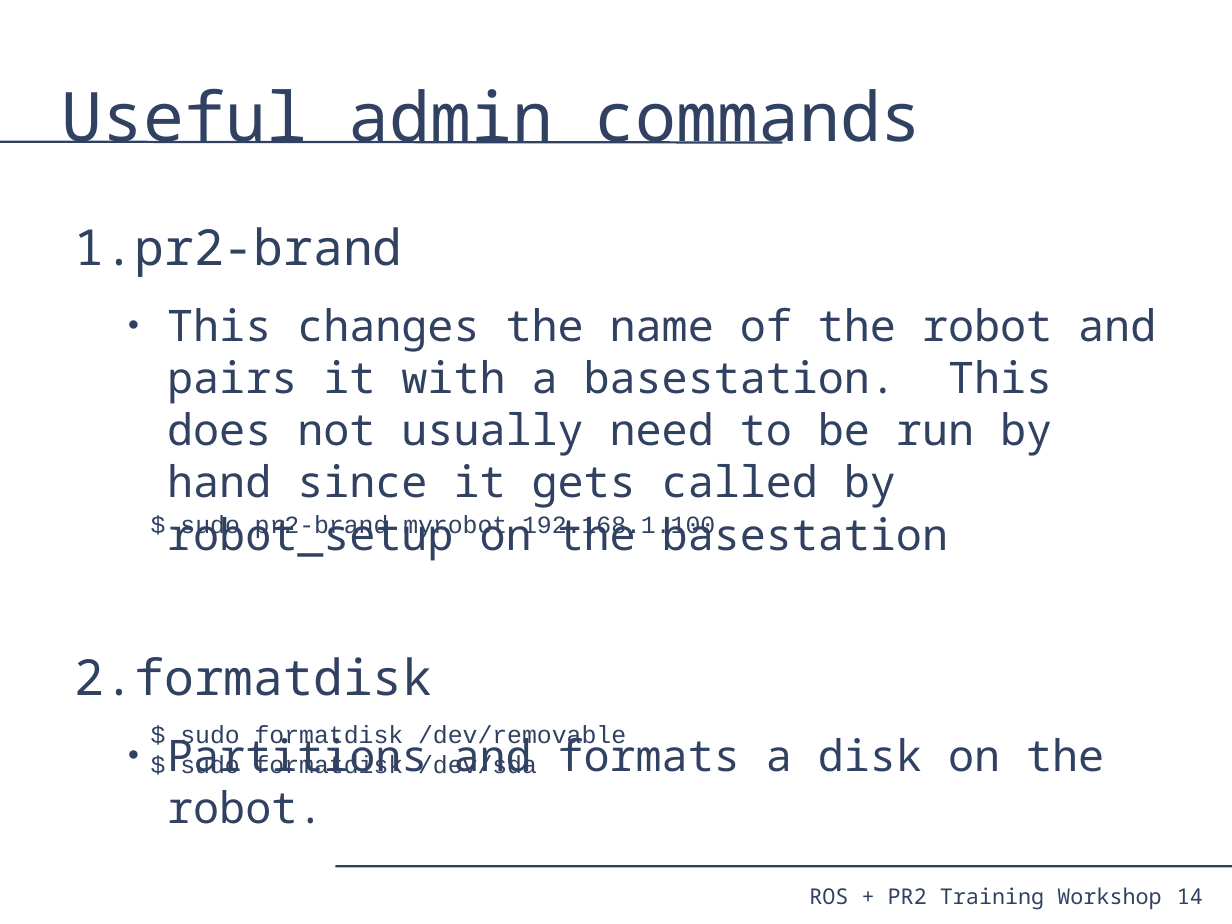
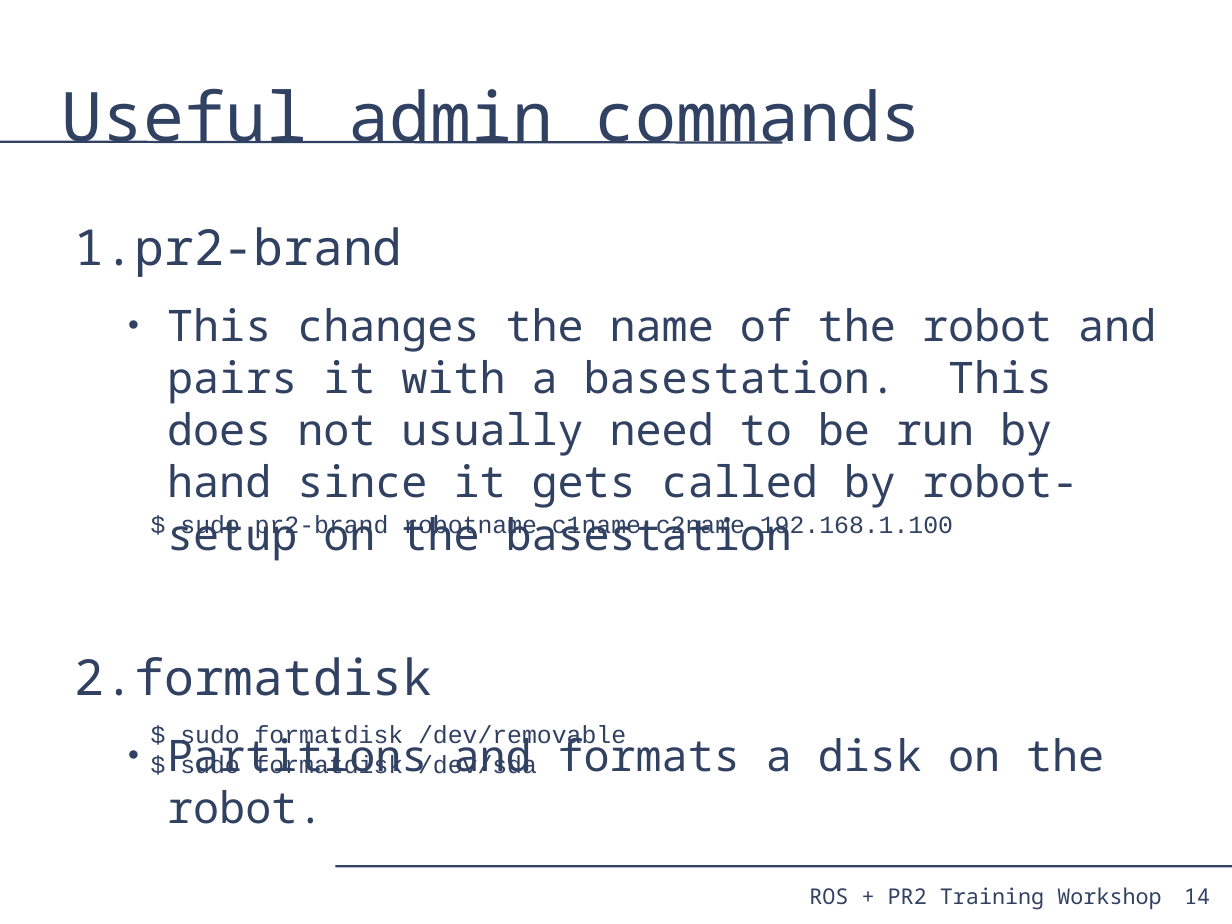
Before and after one commit to PR2/pr2_docs, a slide deck: slide 14 of pr2_training_workshop/pr2_sysadmin/pr2_syasdmin.odp. Drawn at 1232x924 pixels with LibreOffice and Linux fonts; fonts in the diff are those of the drawing. Boxes give left, top, right and bottom in pixels: in the first picture for what was removed or moved away, otherwise in the second. Text is boxed around its words. In the diff, an @@ line names an element or a change of style, - is before the commit and + after.

```diff
--- a/pr2_training_workshop/pr2_sysadmin/pr2_syasdmin.odp
+++ b/pr2_training_workshop/pr2_sysadmin/pr2_syasdmin.odp
@@ text at <box>167,307,1156,561</box>: text changed @@
-  ● This changes the name of the robot and pairs it with a basestation. This does not usually need to be run by hand since it gets called by robot_setup on the basestation
+  ● This changes the name of the robot and pairs it with a basestation. This does not usually need to be run by hand since it gets called by robot-setup on the basestation
@@ text at <box>180,515,953,541</box>: text changed @@
-$ sudo pr2-brand myrobot 192.168.1.100
+$ sudo pr2-brand robotname c1name c2name 192.168.1.100
@@ page number: place and size @@
-page number at <box>1177,888,1203,904</box>
+page number at <box>1184,888,1210,904</box>
```
Also in this commit, not shown: 17 other slides changed, 1 slide added.
